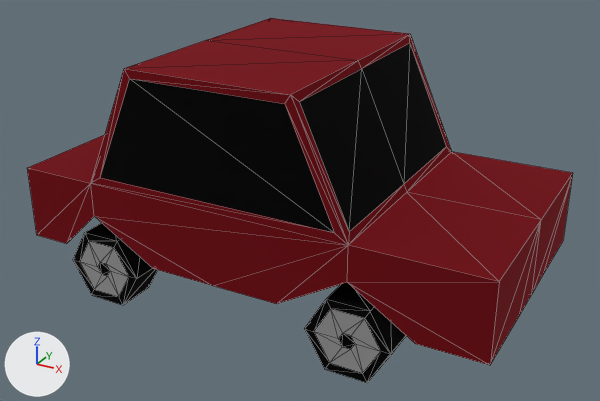
What one commit did to the glTF model loop-gmtk-2025/shit/models/Car Model.gltf.
One viewpoint serves both versions: a 50 mm camera at (4.73, -8.1, 3.66) aimed at (0.33, -0.09, -0.34). Lighting does not change. The marker at lower left points along +X, +Y and +Z. Mesh edges are drawn as thin lines.

The older version as bpy lines, for what is in view:
```python
me_cube = bpy.data.meshes.new('Cube')
me_cube.from_pydata(...)  # 71 vertices, 138 faces; spans x -2.64..3.14, y -1.5..1.5, z -0.9..1.43
me_cube.materials.append(mat_material)
me_cube_001 = bpy.data.meshes.new('Cube.001')
me_cube_001.from_pydata(...)  # 96 vertices, 176 faces; spans x -2.13..2.13, y -1.45..1.45, z -1.57..-0.7
me_cube_001.materials.append(mat_material)
ob_car = bpy.data.objects.new('Car', me_cube)
ob_car.location = (0.0, 0.0, 0.0)
ob_wheels = bpy.data.objects.new('Wheels', me_cube_001)
ob_wheels.location = (0.0, 0.0, 0.0)
```
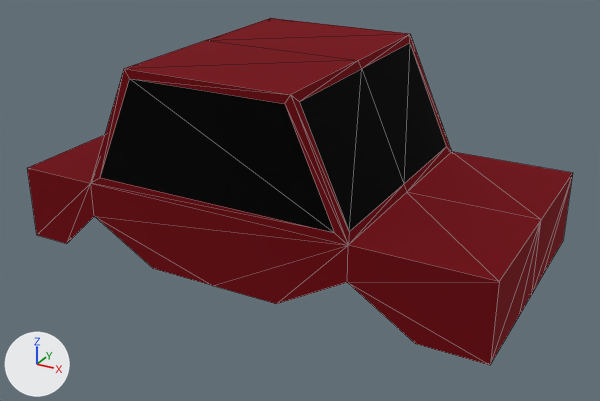
Edits to the bpy script that builds the scene:
```text
Remove ob_wheels:
    ob_wheels = bpy.data.objects.new('Wheels', me_cube_001)
    ob_wheels.location = (0.0, 0.0, 0.0)
```

Location of each change, [x1, y1, x2, y2] in pixels of the pictures (600 x 401 px):
'Wheels', deleted
    before: [73, 223, 406, 383]
